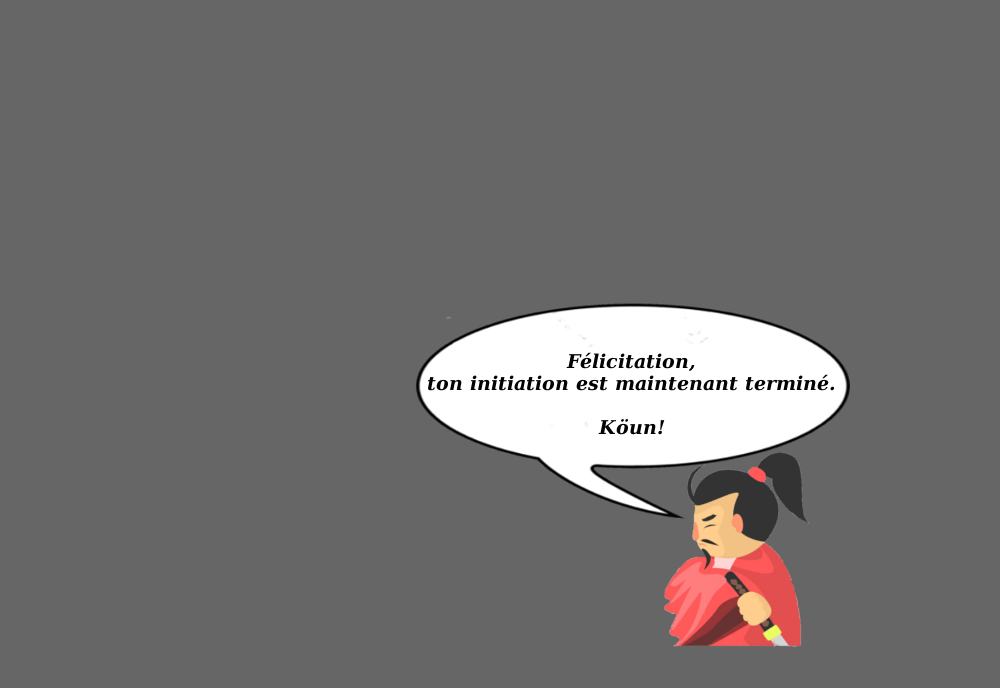
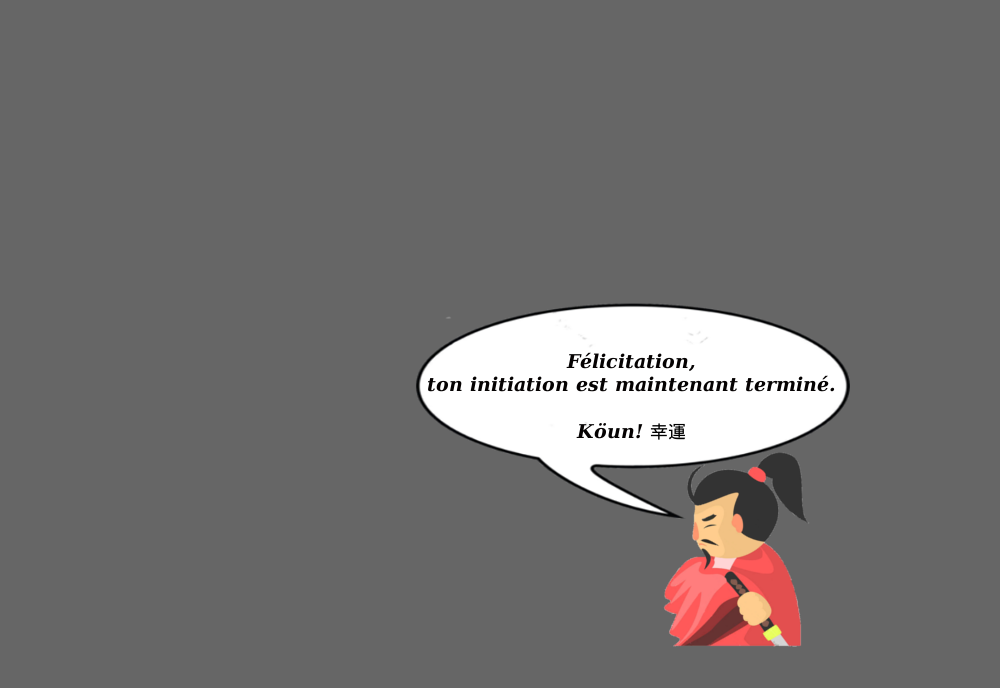
Comparing the layer stacks of the two (1000, 688) images. Changes:
painted on "Félicitation, ..." over [427, 374, 835, 440]
